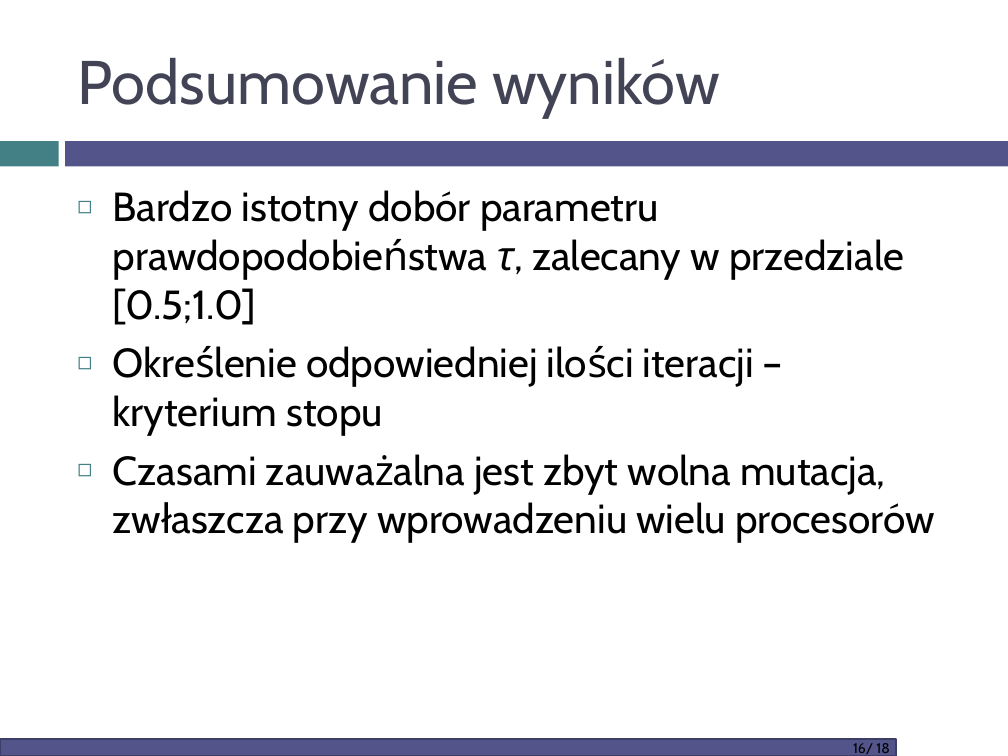
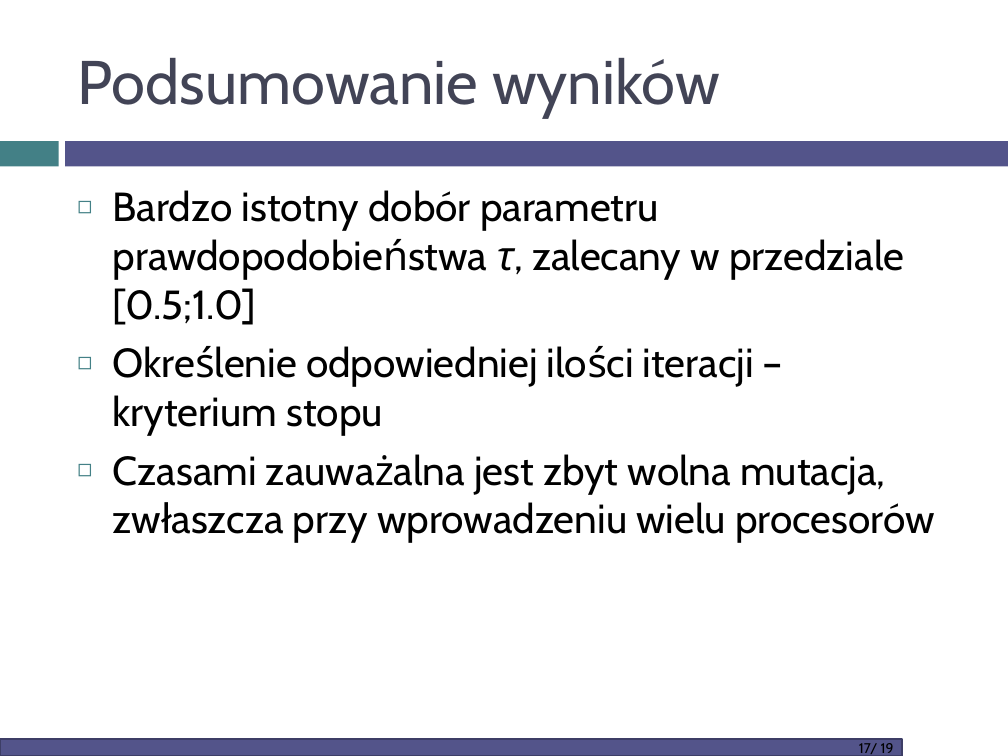
Before and after one commit to kaczuss/geo-scheduling, a slide deck: slide 17 of tekst/prezentacja.pptm (slide 16 before the commit). Drawn at 1008x756 pixels with LibreOffice and Linux fonts; fonts in the diff are those of the drawing; background and template pictures are left out. Boxes give left, top, right and bottom in pixels: in the first picture for what was removed or moved away, otherwise in the second. Text is boxed around its words. In the diff, an @@ line names an element or a change of style, - is before the commit and + after.

```diff
--- a/tekst/prezentacja.pptm
+++ b/tekst/prezentacja.pptm
@@ rectangle: place and size @@
-rectangle at bbox=[0, 739, 896, 756]
+rectangle at bbox=[0, 739, 902, 756]
@@ text at bbox=[859, 743, 894, 754]: text changed @@
-16/ 18
+17/ 19
```
Also in this commit, not shown: 16 other slides changed, 1 slide added, 1 other file.
